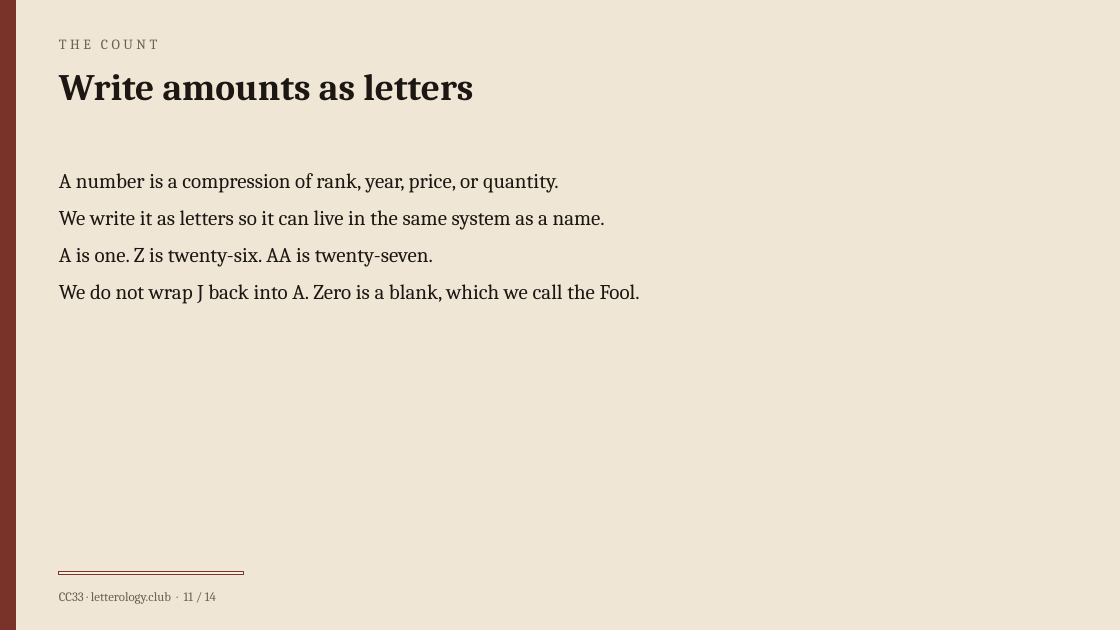
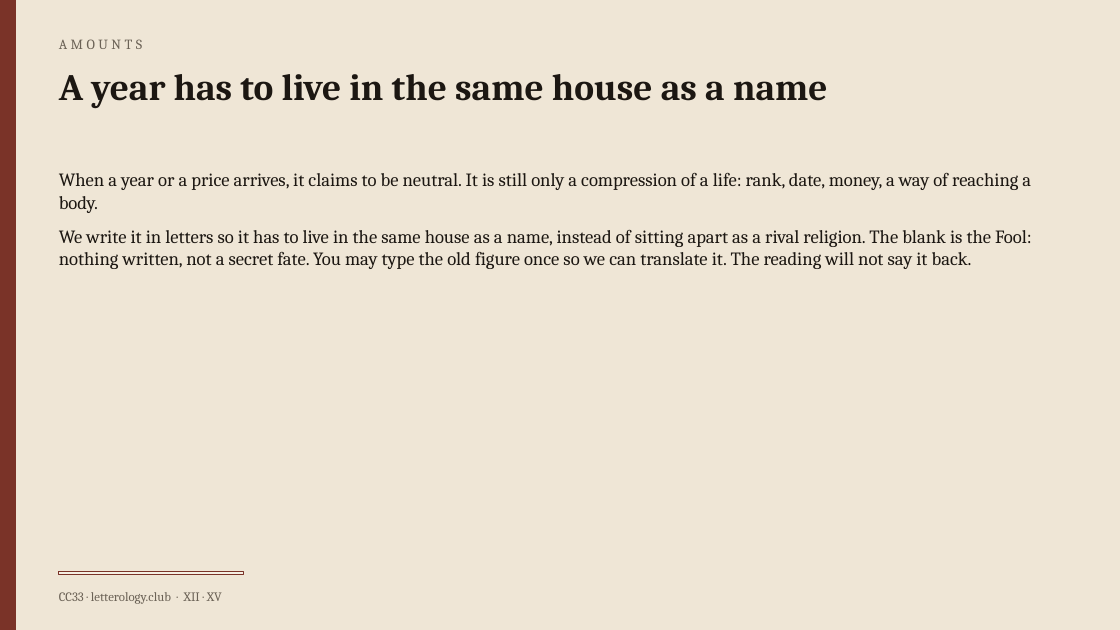
Before and after one commit to ImperialDave/Letterology-Calculator, a slide deck: slide 12 of public/brief.pptx (slide 11 before the commit). Drawn at 1120x630 pixels with LibreOffice and Linux fonts; fonts in the diff are those of the drawing. Boxes give left, top, right and bottom in pixels: in the first picture for what was removed or moved away, otherwise in the second. Text is boxed around its words. In the diff, an @@ line names an element or a change of style, - is before the commit and + after.

Commit message:
Grade the portrait A+ to F and rebuild the quiz as a fifty-item inventory.
The Brief writes quantities as Romans and says what a Letter brain is. The test shuffles sides, scores ten aspects on their own, and keeps the Letter-brain mark separate from the seats.

```diff
--- a/public/brief.pptx
+++ b/public/brief.pptx
@@ text at [59,39,143,49]: text changed @@
-THE COUNT
+AMOUNTS
@@ text at [59,74,828,108]: text changed @@
-Write amounts as letters
+A year has to live in the same house as a name
@@ text at [59,173,1032,269]: text changed; size 18 to 16 pt @@
-A number is a compression of rank, year, price, or quantity.
-We write it as letters so it can live in the same system as a name.
-A is one. Z is twenty-six. AA is twenty-seven.
-We do not wrap J back into A. Zero is a blank, which we call the Fool.
+When a year or a price arrives, it claims to be neutral. It is still only a compression of a life: rank, date, money, a way of reaching a body.
+We write it in letters so it has to live in the same house as a name, instead of sitting apart as a rival religion. The blank is the Fool: nothing written, not a secret fate. You may type the old figure once so we can translate it. The reading will not say it back.
@@ text at [59,592,222,604]: text changed @@
-CC33 · letterology.club · 11 / 14
+CC33 · letterology.club · XII · XV
```
Also in this commit, not shown: 13 other slides changed, 1 slide added, 15 other files.
